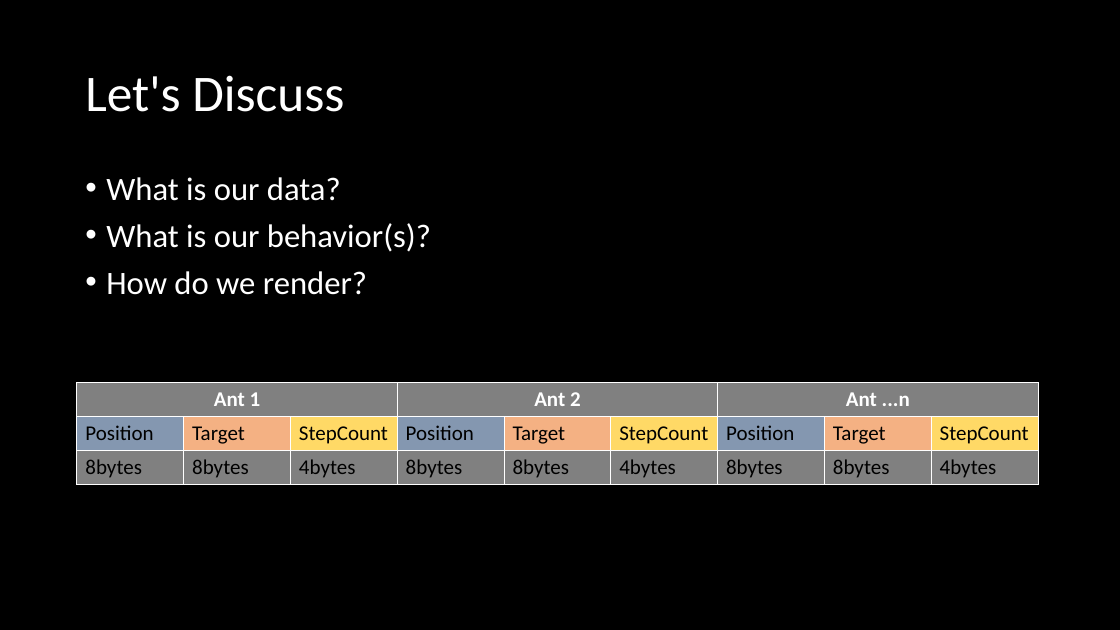
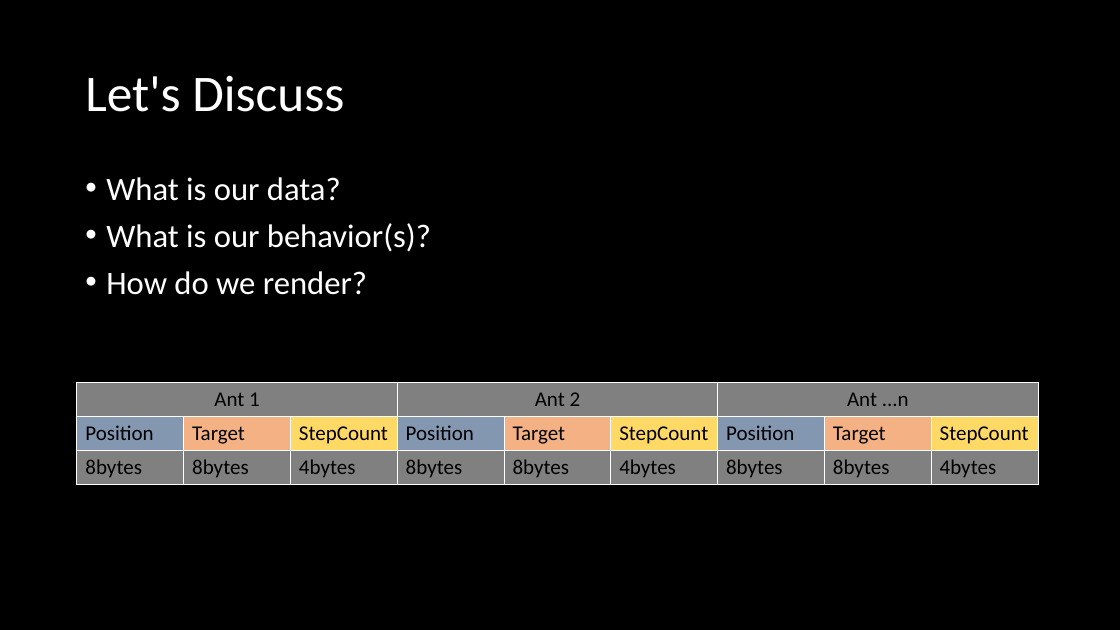
Before and after one commit to omidshahbazi/DODSample, a slide deck: slide 4 of Presentation/Presentation.pptx. Drawn at 1120x630 pixels with LibreOffice and Linux fonts; fonts in the diff are those of the drawing. Boxes give left, top, right and bottom in pixels: in the first picture for what was removed or moved away, otherwise in the second. Text is boxed around its words. In the diff, an @@ line names an element or a change of style, - is before the commit and + after.

```diff
--- a/Presentation/Presentation.pptx
+++ b/Presentation/Presentation.pptx
@@ table at box(77, 383, 1038, 486) @@
@@ text colour #FFFFFF to #000000, bold off in "Ant 1", "Ant 2", "Ant ...n" @@
```
Also in this commit, not shown: 3 other slides changed, 1 slide added, 5 other files.
